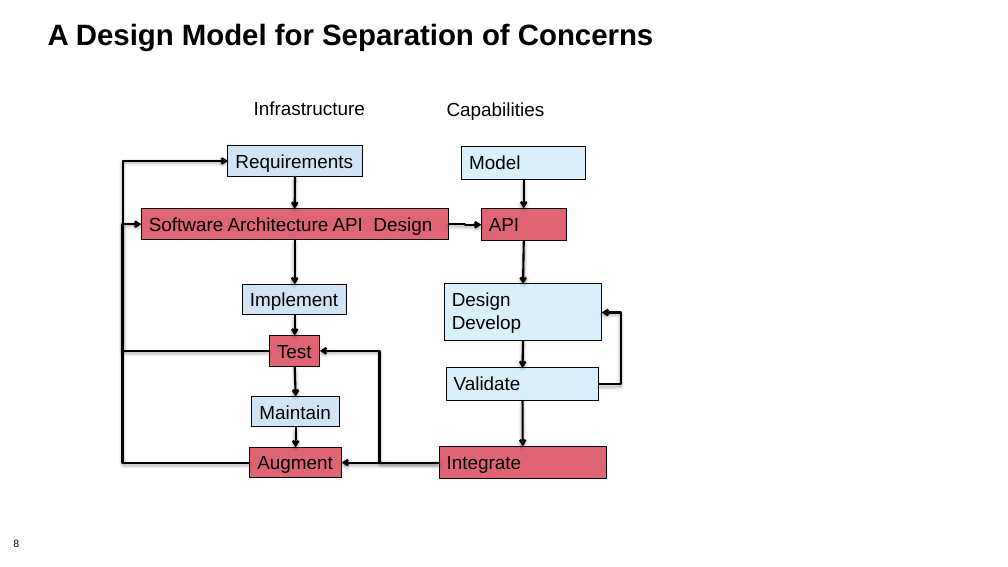
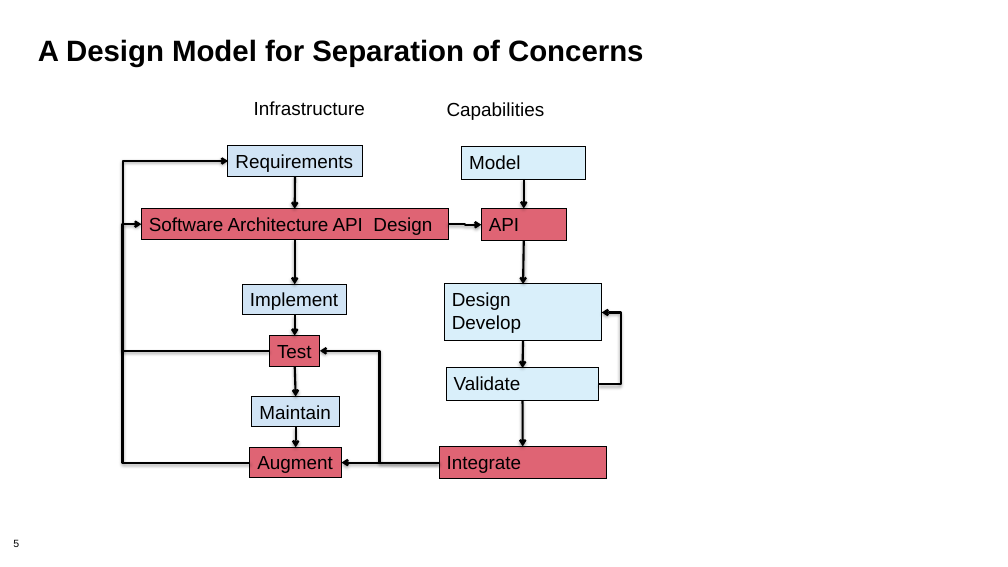
Before and after one commit to bssw-tutorial/presentations, a slide deck: slide 5 of design-a.pptx (slide 8 before the commit). Drawn at 1008x567 pixels with LibreOffice and Linux fonts; fonts in the diff are those of the drawing; background and template pictures are left out. Boxes give left, top, right and bottom in pixels: in the first picture for what was removed or moved away, otherwise in the second. Text is boxed around its words. In the diff, an @@ line names an element or a change of style, - is before the commit and + after.

```diff
--- a/design-a.pptx
+++ b/design-a.pptx
@@ title "A Design Model for Separation ...": place and size @@
-title "A Design Model for Separation ..." at (48, 23, 653, 51)
+title "A Design Model for Separation ..." at (38, 39, 643, 67)
```
Also in this commit, not shown: 6 other slides changed, 14 slides added, 19 slides removed.
